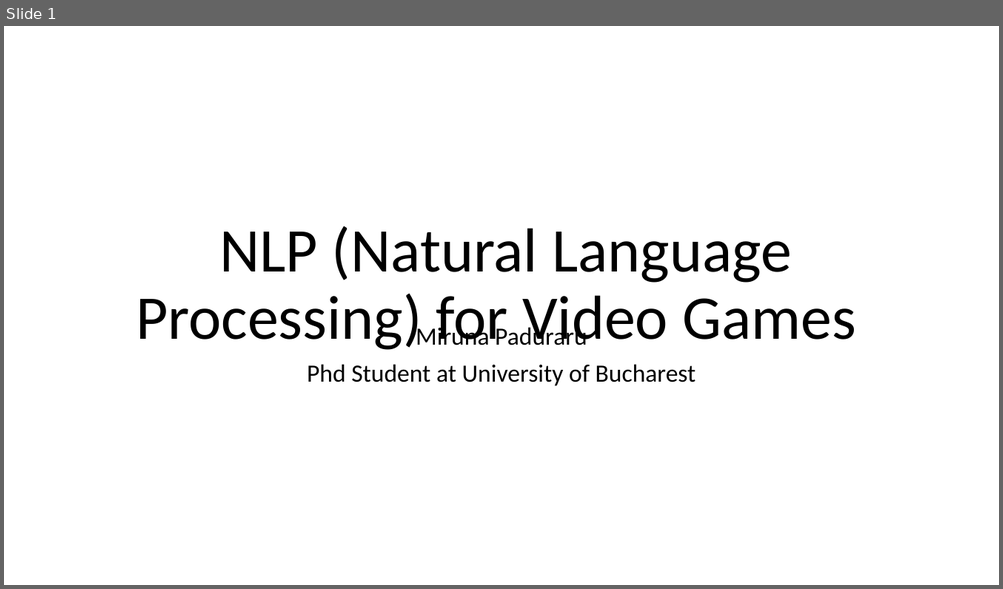
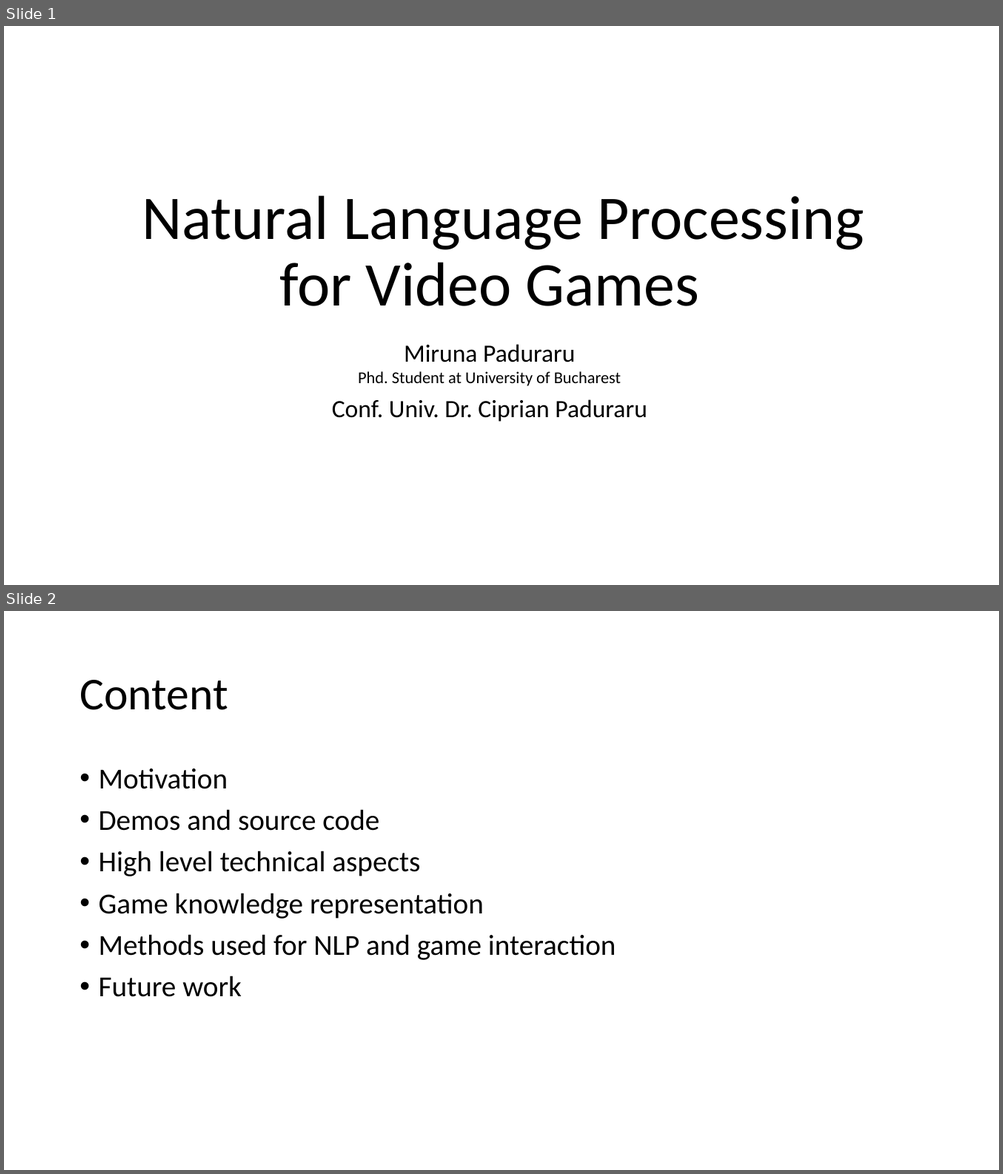
Before and after one commit to AGAPIA/NLPForVideoGames, a slide deck: Presentation/Slides.pptx. Shown one above the other, each under a label of ours: slide 1 before the commit, slides 1 and 2 after it. The pictures are 1003x589 and 1003x1174 pixels, drawn with LibreOffice and Linux fonts; fonts in the diff are those of the drawing. Boxes give left, top, right and bottom in pixels: in the first picture for what was removed or moved away, otherwise in the second. Text is boxed around its words. In the diff, an @@ line names an element or a change of style, - is before the commit and + after.

```diff
--- a/Presentation/Slides.pptx
+++ b/Presentation/Slides.pptx
@@ slide 2 added at <box>4,611,999,1170</box>, background #FFFFFF @@
@@ title added at <box>79,680,227,710</box>, 44 pt, text #000000 @@
+Content
@@ text added at <box>99,769,616,997</box>, 28 pt, text #000000 @@
+• Motivation
+• Demos and source code
+• High level technical aspects
+• Game knowledge representation
+• Methods used for NLP and game interaction
+• Future work
@@ slide 1 changed as well @@
@@ title at <box>142,195,864,306</box>: text changed @@
-NLP (Natural Language Processing) for Video Games
+Natural Language Processing for Video Games
@@ subtitle "Miruna Paduraru": place and size @@
-subtitle "Miruna Paduraru" at <box>307,324,696,386</box>
+subtitle "Miruna Paduraru" at <box>332,344,646,422</box>
@@ subtitle at <box>404,344,575,363</box>: line spacing 0.9 to 0.5 @@
@@ subtitle at <box>332,372,646,422</box>: text changed; size 24 to 16 pt @@
-Phd Student at University of Bucharest
+Phd. Student at University of Bucharest
+Conf. Univ. Dr. Ciprian Paduraru
```
Also in this commit, not shown: 12 other slides changed, 1 other slide added.
